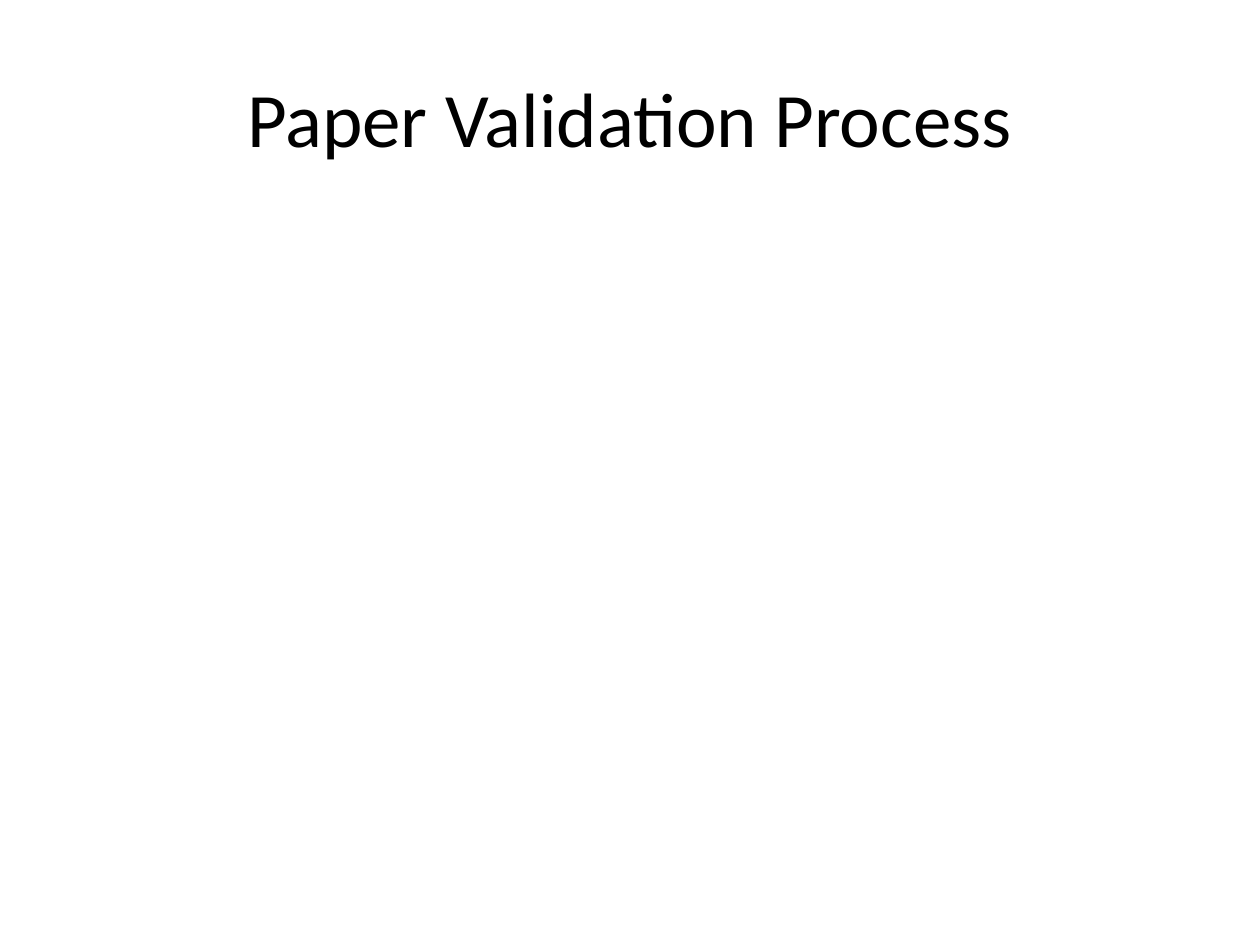
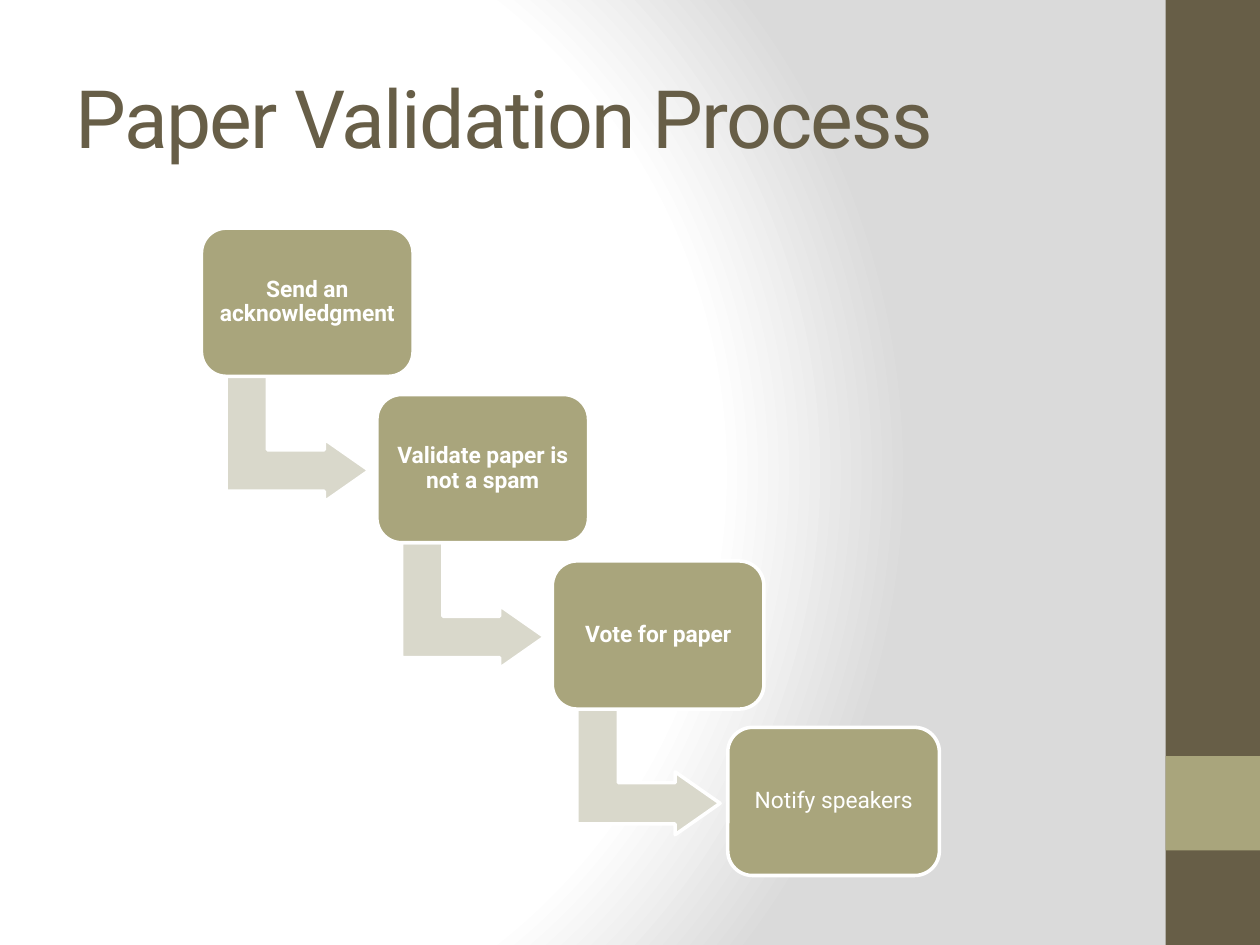
Before and after one commit to bouquetf/call-for-paper, a slide deck: slide 12 of slides/slides.pptx (slide 10 before the commit). Drawn at 1260x945 pixels with LibreOffice and Linux fonts; fonts in the diff are those of the drawing. Boxes give left, top, right and bottom in pixels: in the first picture for what was removed or moved away, otherwise in the second. Text is boxed around its words. In the diff, an @@ line names an element or a change of style, - is before the commit and + after.

```diff
--- a/slides/slides.pptx
+++ b/slides/slides.pptx
@@ background #FFFFFF to gradient #FFFFFF to #DADADA @@
@@ rectangle added at [1166, 0, 1260, 945], fill #675E47 @@
@@ title "Paper Validation Process" at [76, 87, 933, 165]: size 44 to 46 pt, font Calibri to Roboto, text colour #000000 to #675E47, letter spacing 0 to -1 pt; alignment centre to left @@
@@ rectangle added at [1166, 756, 1260, 850], fill #A9A57C @@
@@ group added at [202, 228, 940, 876]: 4 rounded rectangles, 4 texts, 3 bent up arrows @@
+Send an acknowledgment
+Validate paper is not a spam
+Vote for paper
+Notify speakers
```
Also in this commit, not shown: 9 other slides changed, 7 slides added.
